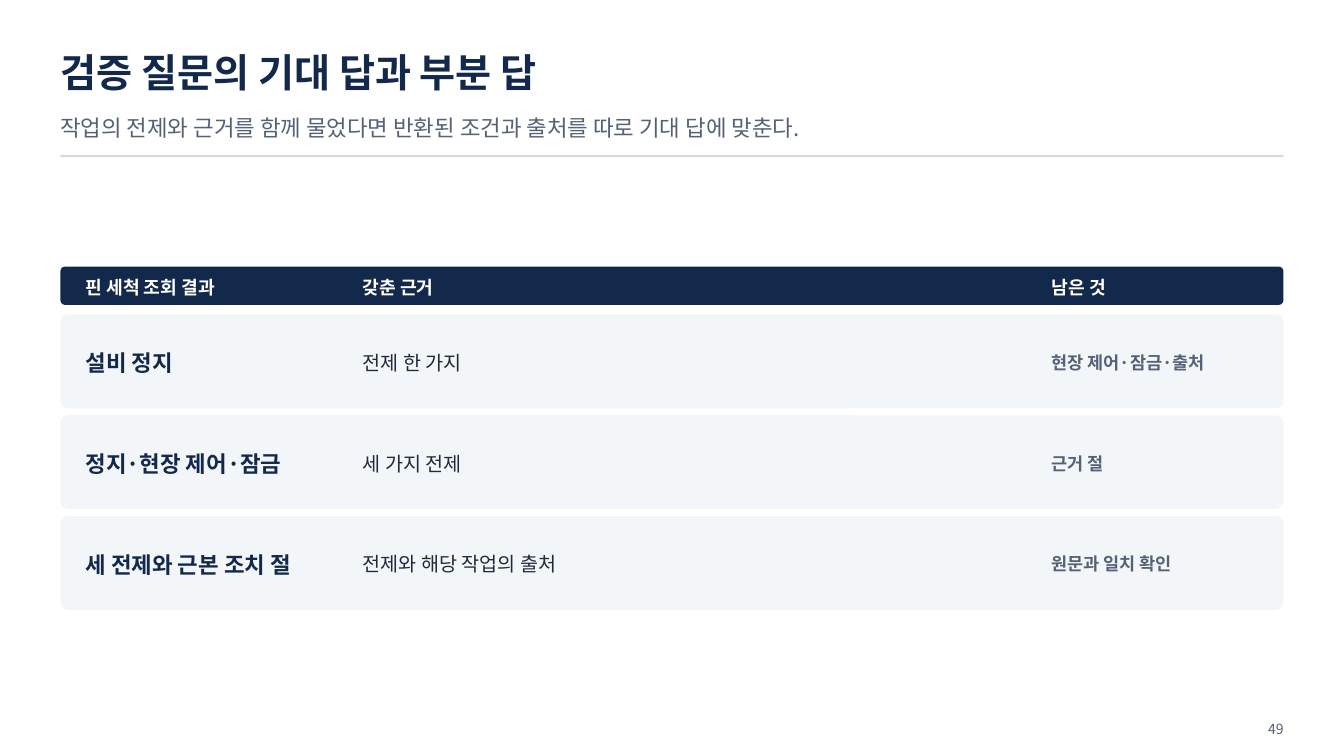
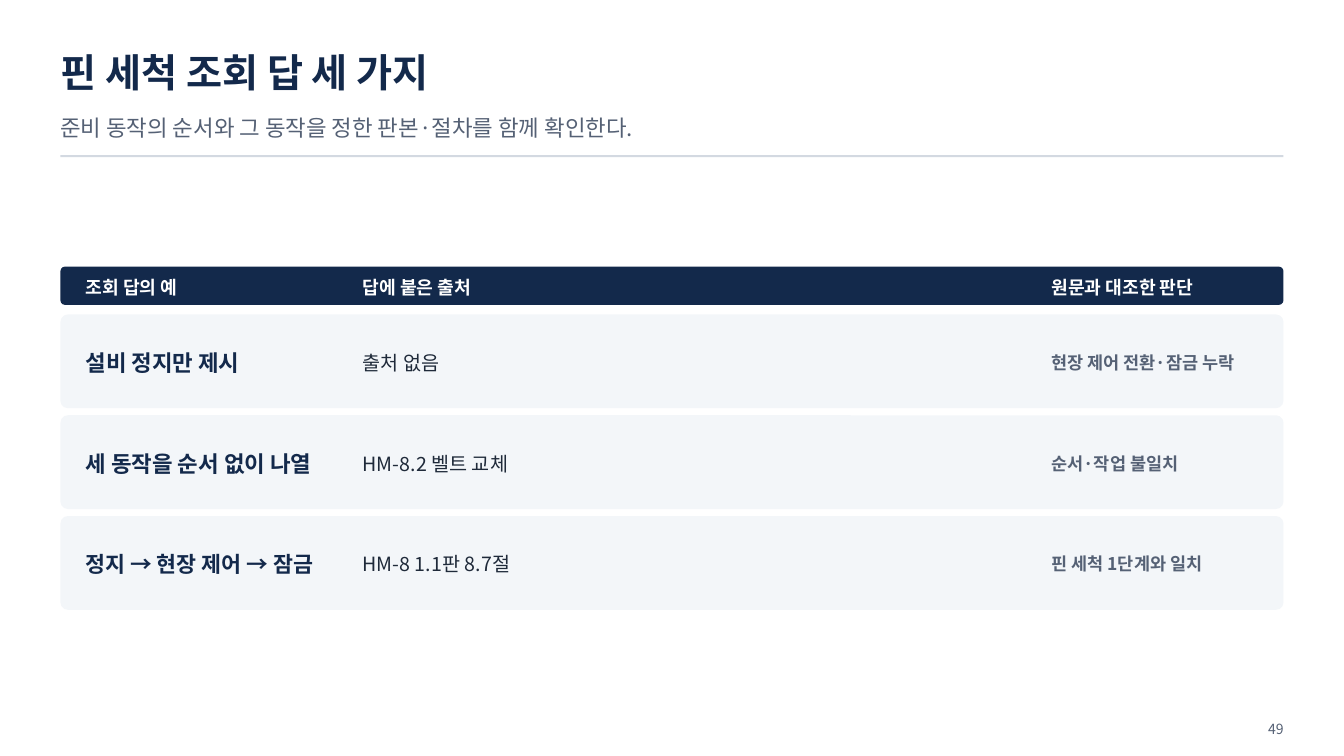
Before and after one commit to uengine-oss/hyd-iot-edu, a slide deck: slide 49 of workspace/강의제작/산출물/통합반/이론/04회차/통합반_04일차.pptx. Drawn at 1344x756 pixels with LibreOffice and Linux fonts; fonts in the diff are those of the drawing. Boxes give left, top, right and bottom in pixels: in the first picture for what was removed or moved away, otherwise in the second. Text is boxed around its words. In the diff, an @@ line names an element or a change of style, - is before the commit and + after.

Commit message:
통합반 4회차 47~55장 준비 순서·근거 절·작업 승인을 실제 렌더와 낭독으로 검증한다

```diff
--- a/workspace/강의제작/산출물/통합반/이론/04회차/통합반_04일차.pptx
+++ b/workspace/강의제작/산출물/통합반/이론/04회차/통합반_04일차.pptx
@@ text at (60, 54, 429, 91): text changed @@
-검증 질문의 기대 답과 부분 답
+핀 세척 조회 답 세 가지
@@ text at (60, 117, 633, 138): text changed @@
-작업의 전제와 근거를 함께 물었다면 반환된 조건과 출처를 따로 기대 답에 맞춘다.
+준비 동작의 순서와 그 동작을 정한 판본·절차를 함께 확인한다.
@@ text at (86, 278, 178, 296): text changed @@
-핀 세척 조회 결과
+조회 답의 예
@@ text at (363, 278, 471, 296): text changed @@
-갖춘 근거
+답에 붙은 출처
@@ text at (1051, 278, 1193, 296): text changed @@
-남은 것
+원문과 대조한 판단
@@ text at (86, 352, 239, 373): text changed @@
-설비 정지
+설비 정지만 제시
@@ text at (363, 353, 439, 372): text changed @@
-전제 한 가지
+출처 없음
@@ text at (1051, 354, 1234, 371): text changed @@
-현장 제어·잠금·출처
+현장 제어 전환·잠금 누락
@@ text added at (86, 453, 311, 474), 16 pt, text #13294B, bold @@
+세 동작을 순서 없이 나열
@@ text at (363, 454, 508, 473): text changed @@
-세 가지 전제
+HM-8.2 벨트 교체
@@ text at (1051, 455, 1178, 472): text changed @@
-근거 절
+순서·작업 불일치
@@ text at (86, 553, 313, 574): text changed; size 16 to 15.5 pt @@
-정지·현장 제어·잠금
+정지 → 현장 제어 → 잠금
@@ text removed at (86, 554, 291, 575) @@
-세 전제와 근본 조치 절
@@ text at (363, 554, 510, 573): text changed @@
-전제와 해당 작업의 출처
+HM-8 1.1판 8.7절
@@ text at (1051, 555, 1202, 572): text changed @@
-원문과 일치 확인
+핀 세척 1단계와 일치
```
Also in this commit, not shown: 8 other slides changed, 25 other files.
